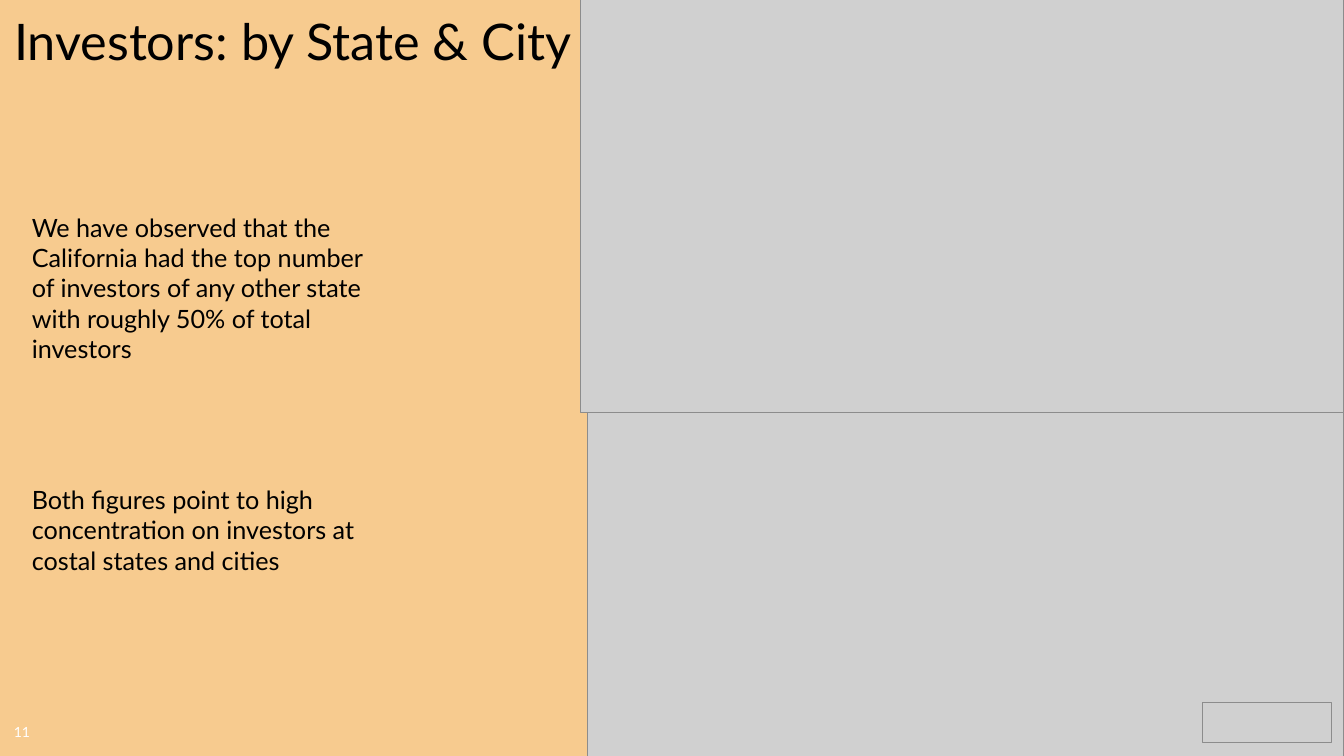
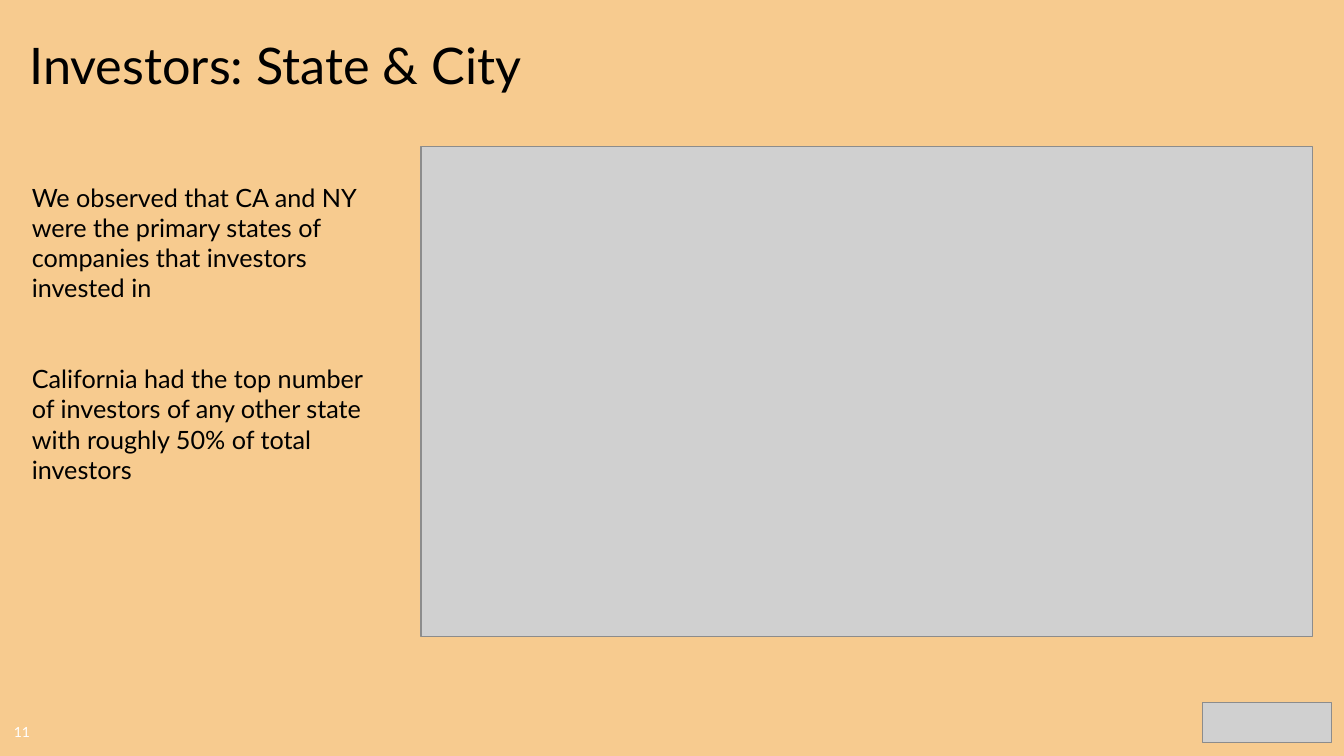
Before and after one commit to CharlesPBiggar/Data-Analytics-Project-1, a slide deck: slide 11 of Presentation/GiterDun Presentation.pptx. Drawn at 1344x756 pixels with LibreOffice and Linux fonts; fonts in the diff are those of the drawing; grey boxes stand for pictures; background and template pictures are left out. Boxes give left, top, right and bottom in pixels: in the first picture for what was removed or moved away, otherwise in the second. Text is boxed around its words. In the diff, an @@ line names an element or a change of style, - is before the commit and + after.

Commit message:
updated pptx with talking points & design tune up

```diff
--- a/Presentation/GiterDun Presentation.pptx
+++ b/Presentation/GiterDun Presentation.pptx
@@ title at <box>29,47,522,93</box>: text changed @@
-Investors: by State & City
+Investors: State & City
@@ picture: place and size @@
-picture at <box>581,0,1344,412</box>
+picture at <box>421,147,1313,637</box>
@@ text at <box>32,188,363,480</box>: text changed @@
-We have observed that the California had the top number of investors of any other state with roughly 50% of total investors
-Both figures point to high concentration on investors at costal states and cities
+We observed that CA and NY were the primary states of companies that investors invested in
+California had the top number of investors of any other state with roughly 50% of total investors
@@ picture removed at <box>588,343,1344,756</box> @@
```
Also in this commit, not shown: 12 other slides changed.
